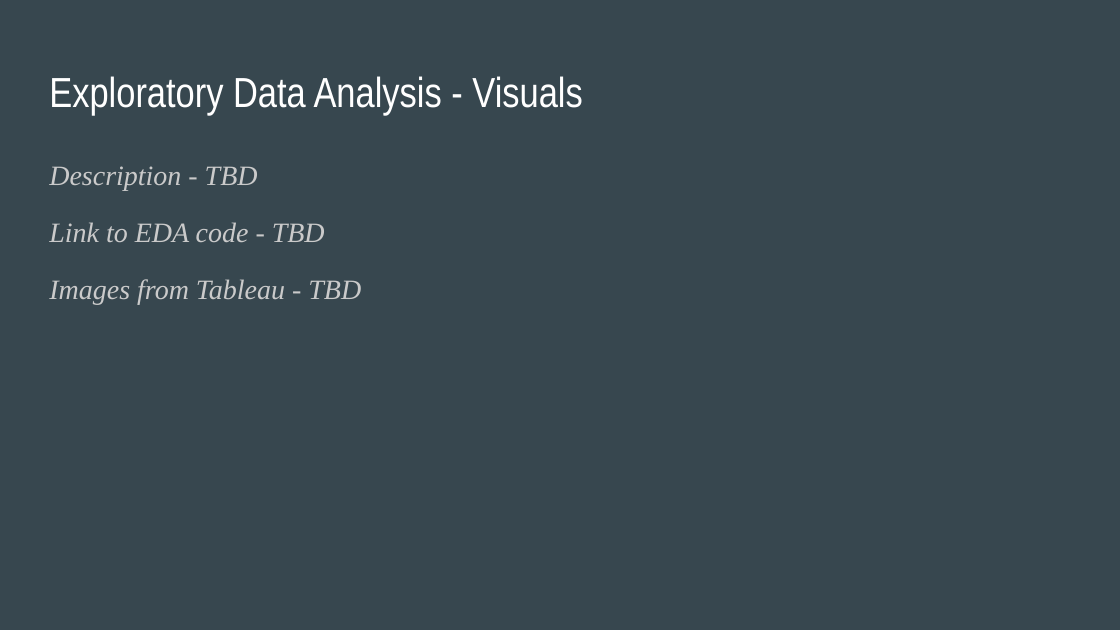
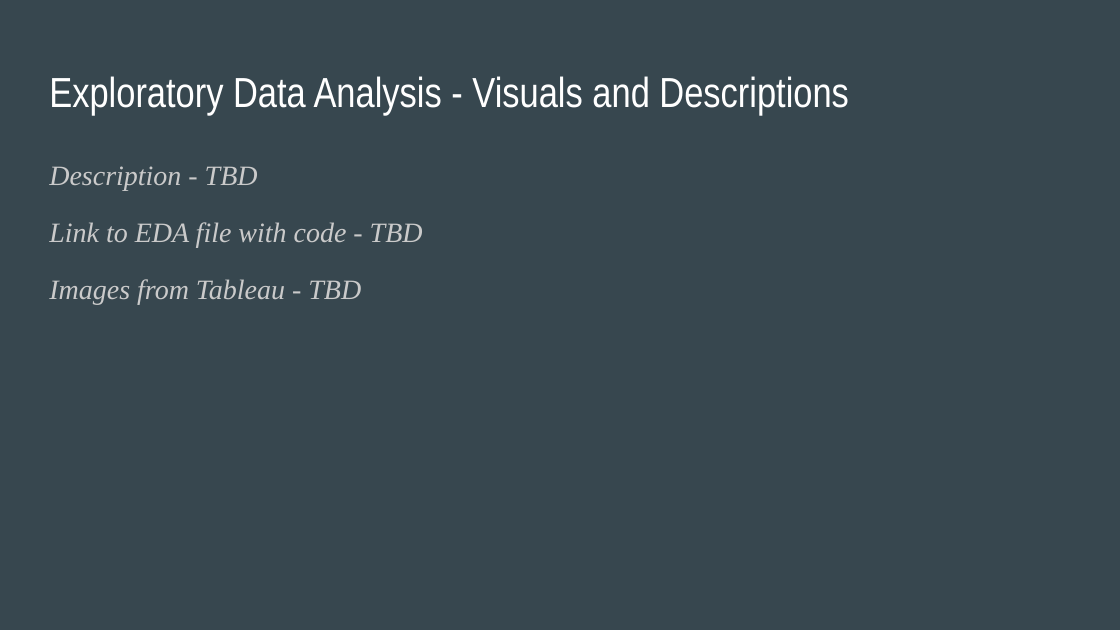
Before and after one commit to razon7/Group-Project, a slide deck: slide 6 of College_Costs_Career_Pay.pptx. Drawn at 1120x630 pixels with LibreOffice and Linux fonts; fonts in the diff are those of the drawing. Boxes give left, top, right and bottom in pixels: in the first picture for what was removed or moved away, otherwise in the second. Text is boxed around its words. In the diff, an @@ line names an element or a change of style, - is before the commit and + after.

```diff
--- a/College_Costs_Career_Pay.pptx
+++ b/College_Costs_Career_Pay.pptx
@@ title at (49,76,848,116): text changed @@
-Exploratory Data Analysis - Visuals
+Exploratory Data Analysis - Visuals and Descriptions
@@ text at (49,222,423,248): text changed @@
-Link to EDA code - TBD
+Link to EDA file with code - TBD
```
Also in this commit, not shown: 1 other slide changed.
